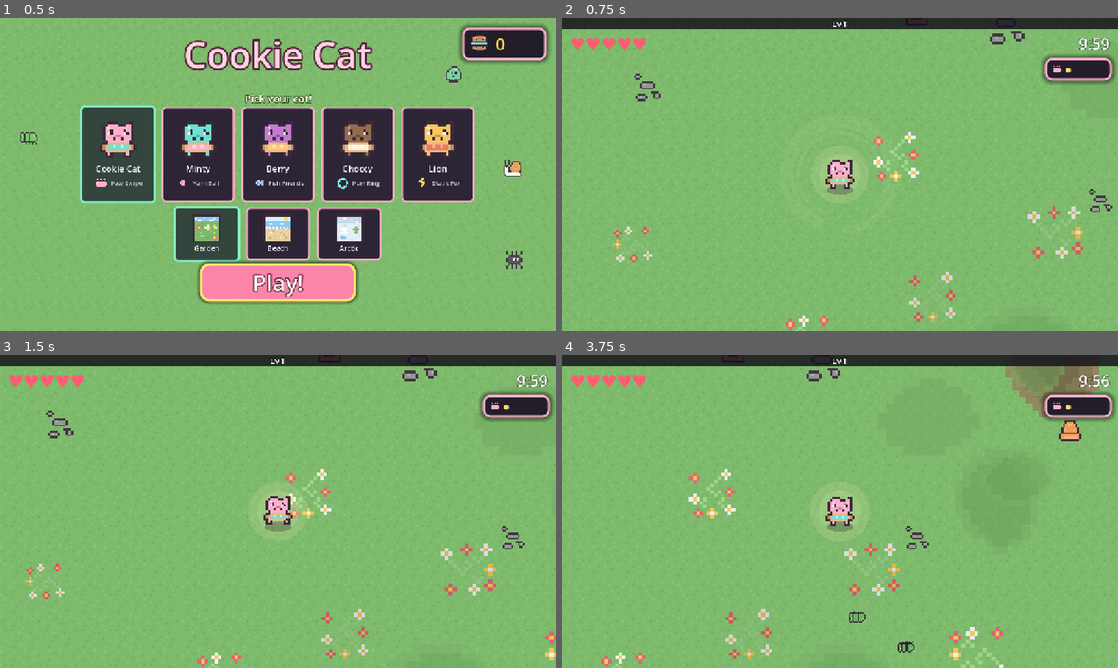
Above: before the commit, frames 1-4 (two rows, left to right).
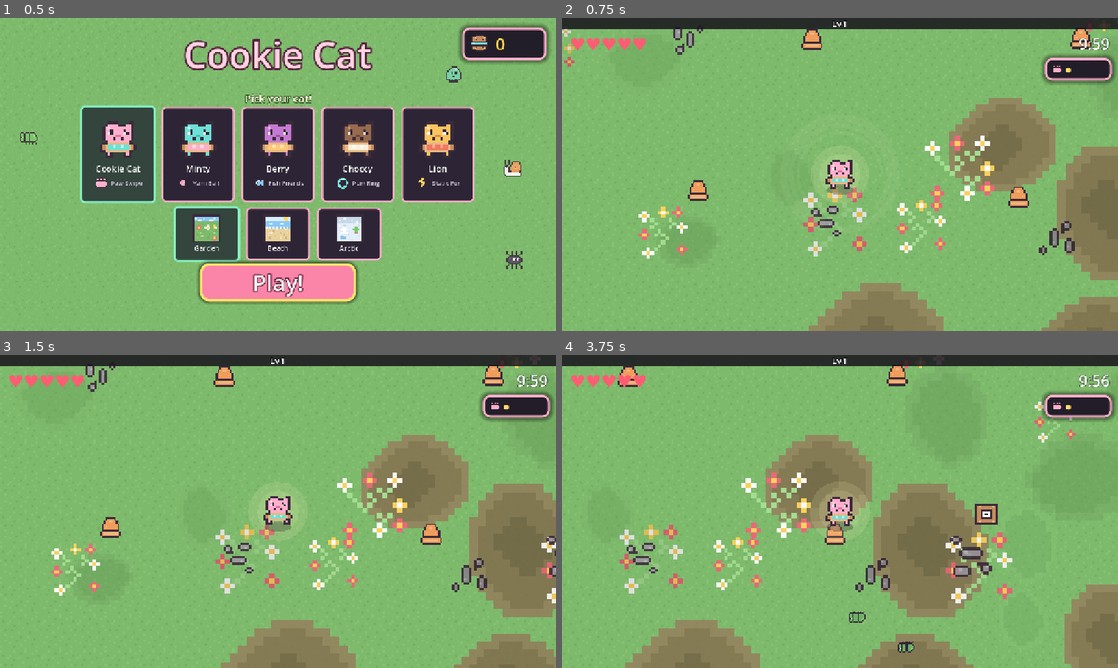
Above: after the commit, the same moments.

Repository: lukew-cogapp/cookie-cat
Game: Godot game, scene res://scenes/start_screen.tscn
Two runs of this game, one before a commit and one after it. Both use one fixed random seed, a clock stepped at 60 frames per second and the inputs below.
Inputs (mouse positions are in pixels of both pictures, inside the frame that each line leads up to):
- Up to frame 1 (0.5 s): no input
- Up to frame 2 (0.75 s): click "Play!" at 0.5 s
- Up to frame 3 (1.5 s): tap Enter at 1.25 s; move the mouse to (400, 495) at 1.27 s; hold D (move_right) from 1.28 s (still down); tap Space (confirm) at 1.35 s; click (400, 495) at 1.42 s
- Up to frame 4 (3.75 s): release D (move_right) at 2 s; drag from (728, 527) to (812, 574) at 2.02 s; move the mouse to (895, 442) at 2.77 s; hold D (move_right) 2.78-3.5 s; tap Alt at 2.85 s; drag from (812, 574) to (673, 464) at 3.52 s

Frame 1 is identical in both runs. In frame 2, 16% of the frame differs, in the area x 0-100%, y 3-100%; in frame 3, 18%; in frame 4, 23%, in the area x 7-100%, y 3-100%.

Commit message:
Scatter props and ground on a fixed cell grid
A field that followed the cat re-rolled every prop on screen at once every
1100px, which reads as the world teleporting. Cells are seeded by their own
coordinates, so walking back finds the same garden.

Also rotate the orbiting fish without mirroring: a vertical flip reverses
the nose, so no flip rule could keep it swimming forwards.

Diff:
--- a/scripts/ground.gd
+++ b/scripts/ground.gd
@@ -24,7 +24,8 @@
 var _mm: Array[MultiMesh] = []
 var _by_kind: Array[Array] = []
 var _rng := RandomNumberGenerator.new()
-var _centre := Vector2.ZERO
+## Cells already filled, so a cell is never filled twice.
+var _filled: Dictionary = {}
 var _player: Node2D
 
 ## The map's decal tables, read once at load: a map cannot change mid-run.
@@ -66,20 +67,43 @@
 	_player = p
 
 
-## Scatters a field of decals around a point. Seeded off that point, so walking
-## back over old ground finds the same mud rather than a fresh roll.
+## Fills the ground around a point, on a fixed grid of cells.
+##
+## Same shape as `props.gd`, and for the same reason: a field that follows the
+## cat has to re-roll everything at once, which teleported the whole garden and
+## reads as the world jumping. A cell is seeded by its own coordinates, so
+## walking back over old ground finds the same mud.
 func scatter(around: Vector2) -> void:
 	alive = 0
-	_centre = around
-	_rng.seed = (
-		Tuning.GROUND_SEED + int(_centre.x) * 73856093 + int(_centre.y) * 19349663
-	)
-	for _n in Tuning.GROUND_COUNT:
+	_filled.clear()
+	_refill_around(around)
+
+
+func _refill_around(at: Vector2) -> void:
+	var cell := Tuning.GROUND_CELL
+	var reach := int(ceil(Tuning.GROUND_REFILL_DISTANCE / cell))
+	var here := Vector2i(floori(at.x / cell), floori(at.y / cell))
+	_cull_far(at)
+	for dy in range(-reach, reach + 1):
+		for dx in range(-reach, reach + 1):
+			var c := here + Vector2i(dx, dy)
+			if _filled.has(c):
+				continue
+			_filled[c] = true
+			_fill_cell(c)
+
+
+func _fill_cell(c: Vector2i) -> void:
+	_rng.seed = Tuning.GROUND_SEED + c.x * 73856093 + c.y * 19349663
+	var cell := Tuning.GROUND_CELL
+	for _n in Tuning.GROUND_PER_CELL:
+		if alive >= Tuning.GROUND_COUNT:
+			return
 		var i := alive
 		alive += 1
-		pos[i] = _centre + Vector2(
-			_rng.randf_range(-Tuning.GROUND_FIELD_HALF.x, Tuning.GROUND_FIELD_HALF.x),
-			_rng.randf_range(-Tuning.GROUND_FIELD_HALF.y, Tuning.GROUND_FIELD_HALF.y),
+		pos[i] = Vector2(
+			(float(c.x) + _rng.randf()) * cell,
+			(float(c.y) + _rng.randf()) * cell,
 		)
 		kind[i] = _weighted_kind()
 		size[i] = _rng.randf_range(
@@ -88,11 +112,30 @@
 		# Quarter turns only. A patch rotated off the pixel grid blurs, and the
 		# whole look depends on the pixels staying square.
 		turn[i] = float(_rng.randi_range(0, 3)) * PI * 0.5
-		# A little tone variation per patch, so a field of mud is not one
-		# stamp repeated.
 		var shade := _rng.randf_range(Tuning.GROUND_SHADE_MIN, 1.0)
-		tint[i] = Color(shade, shade, shade, _alpha[kind[i]])
+		tint[i] = Color(shade, shade, shade, float(_alpha[kind[i]]))
 	_redraw()
+
+
+## Forgets decals out of sight, so a long walk cannot fill the arrays.
+func _cull_far(at: Vector2) -> void:
+	var far := Tuning.GROUND_FORGET_DISTANCE * Tuning.GROUND_FORGET_DISTANCE
+	var kept := 0
+	for i in alive:
+		if pos[i].distance_squared_to(at) <= far:
+			pos[kept] = pos[i]
+			kind[kept] = kind[i]
+			size[kept] = size[i]
+			turn[kept] = turn[i]
+			tint[kept] = tint[i]
+			kept += 1
+	alive = kept
+	var cell := Tuning.GROUND_CELL
+	var reach := int(ceil(Tuning.GROUND_FORGET_DISTANCE / cell))
+	var here := Vector2i(floori(at.x / cell), floori(at.y / cell))
+	for c: Vector2i in _filled.keys():
+		if absi(c.x - here.x) > reach or absi(c.y - here.y) > reach:
+			_filled.erase(c)
 
 
 ## Mud and worn patches are common, flowers and stones are the treats. A flat
@@ -111,8 +154,7 @@
 func _physics_process(_delta: float) -> void:
 	if _player == null:
 		return
-	if _player.global_position.distance_to(_centre) > Tuning.GROUND_REFILL_DISTANCE:
-		scatter(_player.global_position)
+	_refill_around(_player.global_position)
 
 
 func _redraw() -> void:
--- a/scripts/props.gd
+++ b/scripts/props.gd
@@ -29,7 +29,10 @@
 var _hits: Array[int] = []
 ## Middle of the currently scattered field. The cat is never walled in, so the
 ## field is re-scattered around it once it walks far enough from this.
-var _centre := Vector2.ZERO
+## Cells already filled, so a cell is never filled twice.
+var _filled: Dictionary = {}
+## Where the cat started, kept clear of props.
+var _clear_around := Vector2.ZERO
 var _player: Node2D
 ## The map's prop table, read once at load: a map cannot change mid-run.
 var _table: Array = []
@@ -59,25 +62,51 @@
 	flash.resize(Tuning.PROP_COUNT)
 
 
-## Scatters the lawn. Seeded, so the garden is the same every run: a child who
-## learns where the pots are should find them there again.
+## Fills the garden around a point, and remembers which cells it has filled.
+##
+## The field is a fixed grid of cells, not a patch that follows the cat: a cell
+## is seeded by its own coordinates, so walking into new ground fills it in and
+## walking back finds it exactly as it was. The previous version re-scattered
+## the WHOLE field every `PROP_REFILL_DISTANCE`, which teleported every pot on
+## screen at once and reads to a player as the world jumping.
 func scatter(clear_around: Vector2) -> void:
 	alive = 0
 	_dead.clear()
-	_centre = clear_around
-	# Seeded off the field's position, so walking back over old ground finds
-	# the same garden rather than a freshly rolled one.
-	_rng.seed = Tuning.PROP_SEED + int(_centre.x) * 73856093 + int(_centre.y) * 19349663
-	var tries := 0
-	while alive < Tuning.PROP_COUNT and tries < Tuning.PROP_COUNT * 20:
-		tries += 1
-		var p := _centre + Vector2(
-			_rng.randf_range(-Tuning.PROP_FIELD_HALF.x, Tuning.PROP_FIELD_HALF.x),
-			_rng.randf_range(-Tuning.PROP_FIELD_HALF.y, Tuning.PROP_FIELD_HALF.y),
+	_filled.clear()
+	_clear_around = clear_around
+	_refill_around(clear_around)
+
+
+## Fills any cell near `at` that has not been filled yet, and drops rows that
+## have fallen far behind so the arrays never overflow.
+func _refill_around(at: Vector2) -> void:
+	var cell := Tuning.PROP_CELL
+	var reach := int(ceil(Tuning.PROP_REFILL_DISTANCE / cell))
+	var here := Vector2i(floori(at.x / cell), floori(at.y / cell))
+	_cull_far(at)
+	for dy in range(-reach, reach + 1):
+		for dx in range(-reach, reach + 1):
+			var c := here + Vector2i(dx, dy)
+			if _filled.has(c):
+				continue
+			_filled[c] = true
+			_fill_cell(c)
+
+
+## One cell's worth of props, seeded by the cell so it is always the same.
+func _fill_cell(c: Vector2i) -> void:
+	_rng.seed = Tuning.PROP_SEED + c.x * 73856093 + c.y * 19349663
+	var cell := Tuning.PROP_CELL
+	for _n in Tuning.PROP_PER_CELL:
+		if alive >= Tuning.PROP_COUNT:
+			return
+		var p := Vector2(
+			(float(c.x) + _rng.randf()) * cell,
+			(float(c.y) + _rng.randf()) * cell,
 		)
 		# Never on top of where the cat starts, or the run opens with a pot in
 		# the player's face.
-		if p.distance_to(clear_around) < Tuning.PROP_CLEAR_RADIUS:
+		if p.distance_to(_clear_around) < Tuning.PROP_CLEAR_RADIUS:
 			continue
 		if _too_close(p):
 			continue
@@ -91,6 +120,23 @@
 	_redraw()
 
 
+## Forgets props far enough away to be out of sight, so a long walk cannot fill
+## the arrays. Their cells are forgotten too, so walking back rebuilds them
+## from the same seed and the garden looks unchanged.
+func _cull_far(at: Vector2) -> void:
+	var far := Tuning.PROP_FORGET_DISTANCE * Tuning.PROP_FORGET_DISTANCE
+	for i in range(alive - 1, -1, -1):
+		if pos[i].distance_squared_to(at) > far:
+			_dead.append(i)
+	_compact()
+	var cell := Tuning.PROP_CELL
+	var reach := int(ceil(Tuning.PROP_FORGET_DISTANCE / cell))
+	var here := Vector2i(floori(at.x / cell), floori(at.y / cell))
+	for c: Vector2i in _filled.keys():
+		if absi(c.x - here.x) > reach or absi(c.y - here.y) > reach:
+			_filled.erase(c)
+
+
 func set_player(p: Node2D) -> void:
 	_player = p
 
@@ -105,9 +151,7 @@
 func _physics_process(delta: float) -> void:
 	if not Run.alive:
 		return
-	if _player != null and _player.global_position.distance_to(_centre) > Tuning.PROP_REFILL_DISTANCE:
-		scatter(_player.global_position)
-		return
+	_refill_around(_player.global_position)
 	var faded := false
 	for i in alive:
 		if flash[i] > 0.0:
--- a/scripts/tuning.gd
+++ b/scripts/tuning.gd
@@ -12,7 +12,14 @@
 ## closing in is the one situation a child cannot escape, and the whole
 ## difficulty rests on running away always working. The lawn tiles and the props
 ## wrap around the cat instead, so walking in one direction forever is fine.
-const PROP_FIELD_HALF := Vector2(1600, 1600)
+## Props are scattered on a fixed grid of cells this wide, seeded per cell, so
+## walking into new ground fills it in rather than re-rolling the whole field.
+## The field-follows-the-cat version teleported every pot on screen at once.
+const PROP_CELL := 400.0
+const PROP_PER_CELL := 5
+## Props further than this are forgotten, and their cells with them, so a long
+## walk cannot overflow the arrays. Walking back rebuilds the same garden.
+const PROP_FORGET_DISTANCE := 1500.0
 ## Props are re-scattered ahead of the cat once it walks this far from the
 ## middle of the current field, so the garden never runs out.
 const PROP_REFILL_DISTANCE := 1100.0
@@ -843,7 +850,10 @@
 ## repeated across the screen.
 const GROUND_SHADE_MIN := 0.82
 const GROUND_SEED := 20260902
-const GROUND_FIELD_HALF := Vector2(1300, 1300)
+## Same fixed-cell scheme as the props.
+const GROUND_CELL := 300.0
+const GROUND_PER_CELL := 7
+const GROUND_FORGET_DISTANCE := 1400.0
 const GROUND_REFILL_DISTANCE := 1100.0
 
 # --- Breakable props ---
--- a/scripts/weapons.gd
+++ b/scripts/weapons.gd
@@ -662,23 +662,15 @@
 			var a := orbit_angle + TAU * float(n) / float(count)
 			var here := at + Vector2.from_angle(a) * r
 			# A fish swims nose-first along the ring, so it faces the tangent,
-			# not the radius. The art points +x, and the fish travels
-			# anticlockwise as `orbit_angle` grows, so the heading is a quarter
-			# turn PAST its position; drawn a quarter turn back it swam
-			# backwards through the whole orbit.
-			var heading := a + PI * 0.5
-			# Sprites are drawn upright, so a fish on the left half would be
-			# upside down. Mirroring vertically there keeps it belly-down all
-			# the way round, which is what `_sprite`'s flip argument is for.
-			var upside_down := absf(wrapf(heading, -PI, PI)) > PI * 0.5
-			_sprite(
-				_fish_art,
-				here,
-				heading,
-				Tuning.ORBIT_DRAW_SIZE,
-				Color.WHITE,
-				upside_down,
-			)
+			# not the radius. The art points +x and +y is down, so an
+			# increasing angle turns clockwise on screen and the tangent is a
+			# quarter turn past the fish's own position.
+			#
+			# No mirroring. Keeping the fish belly-down through the top half
+			# needs a vertical flip, and a vertical flip reverses the nose: it
+			# swam backwards through a quarter of the orbit however the flip
+			# was gated. It simply rolls round the ring instead.
+			_sprite(_fish_art, here, a + PI * 0.5, Tuning.ORBIT_DRAW_SIZE, Color.WHITE)
 
 	for s in shots:
 		var here := to_local(shot_pos[s])
@@ -725,19 +717,10 @@
 ## One sprite, centred, rotated, at a size in world units. Drawing a texture
 ## takes a rect rather than a centre, so this is the only place that maths
 ## lives.
-func _sprite(
-	art: Texture2D,
-	centre: Vector2,
-	turn: float,
-	size: float,
-	tint: Color,
-	flip_v := false,
-) -> void:
+func _sprite(art: Texture2D, centre: Vector2, turn: float, size: float, tint: Color) -> void:
 	if art == null:
 		return
-	# A negative y scale mirrors about the sprite's own axis, which is what
-	# keeps a rotated fish belly-down rather than rolling over.
-	draw_set_transform(centre, turn, Vector2(1.0, -1.0 if flip_v else 1.0))
+	draw_set_transform(centre, turn, Vector2.ONE)
 	draw_texture_rect(art, Rect2(-size * 0.5, -size * 0.5, size, size), false, tint)
 	draw_set_transform(Vector2.ZERO, 0.0, Vector2.ONE)
 
--- a/test/weapons_test.gd
+++ b/test/weapons_test.gd
@@ -117,3 +117,21 @@
 		assert_lte(_weapons.shots, Weapons.SHOT_MAX, "the pool held")
 		if _weapons.shots > Weapons.SHOT_MAX:
 			break
+
+
+## The orbiting fish must swim nose-first the whole way round. This was wrong
+## twice: the heading was a quarter turn out, and then a vertical flip meant to
+## keep the fish belly-down reversed its nose through a quarter of the orbit.
+## No flip now, so the only thing to pin is the heading.
+func test_orbiting_fish_face_their_travel() -> void:
+	for n in 32:
+		var a := TAU * float(n) / 32.0
+		# Where a fish at this angle is going: the tangent, anticlockwise.
+		var travel := Vector2(-sin(a), cos(a))
+		# Where the drawing code points it. The art faces +x.
+		var nose := Vector2.from_angle(a + PI * 0.5)
+		assert_gt(
+			nose.dot(travel),
+			0.99,
+			"a fish at %.0f degrees swims forwards" % rad_to_deg(a),
+		)
Binary file added: assets/hat_bow.png
Binary file added: assets/hat_cap.png
Binary file added: assets/hat_crown.png
Binary file added: assets/hat_party.png
Not shown, changed: scripts/tools/make_art.py
